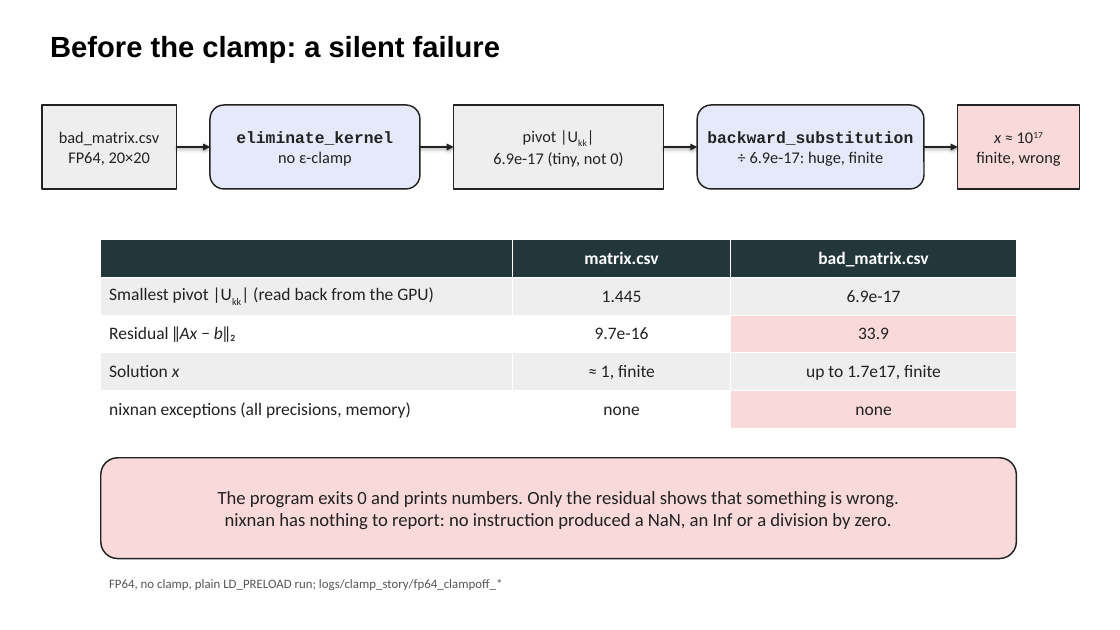
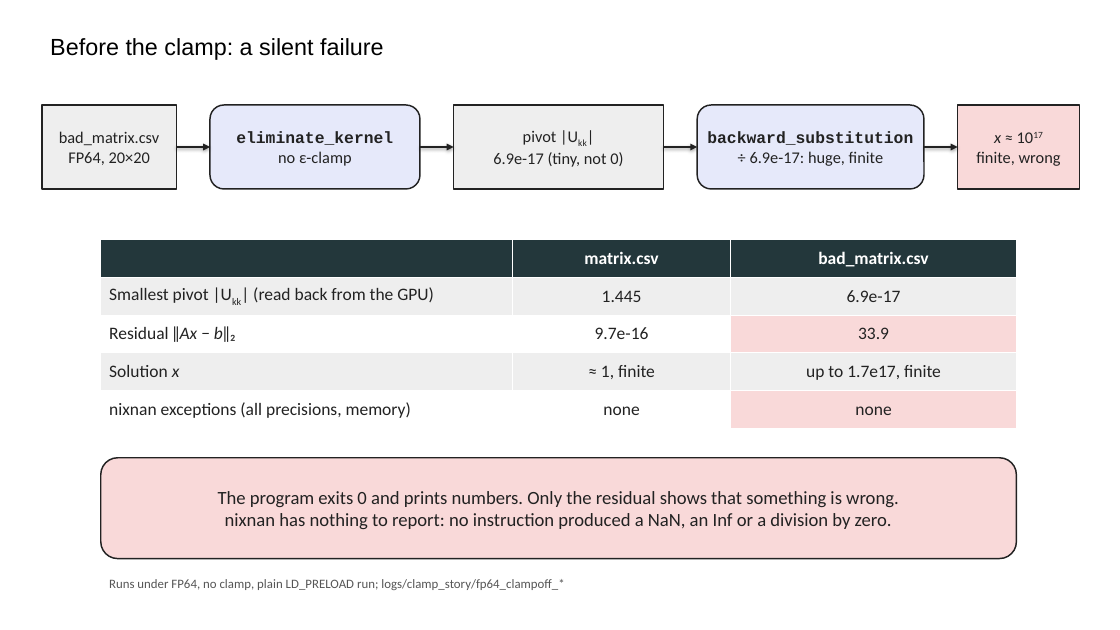
Before and after one commit to parfloat/SC26-Tutorial, a slide deck: slide 5 of lu_solve_gpu/LU_Slides.pptx. Drawn at 1120x630 pixels with LibreOffice and Linux fonts; fonts in the diff are those of the drawing. Boxes give left, top, right and bottom in pixels: in the first picture for what was removed or moved away, otherwise in the second. Text is boxed around its words. In the diff, an @@ line names an element or a change of style, - is before the commit and + after.

```diff
--- a/lu_solve_gpu/LU_Slides.pptx
+++ b/lu_solve_gpu/LU_Slides.pptx
@@ text "Before the clamp: a silent ..." at (50, 38, 384, 60): size 25 to 20 pt, bold off @@
@@ text at (109, 579, 564, 590): text changed @@
-FP64, no clamp, plain LD_PRELOAD run; logs/clamp_story/fp64_clampoff_*
+Runs under FP64, no clamp, plain LD_PRELOAD run; logs/clamp_story/fp64_clampoff_*
```
Also in this commit, not shown: 16 other slides changed, 3 other files.
